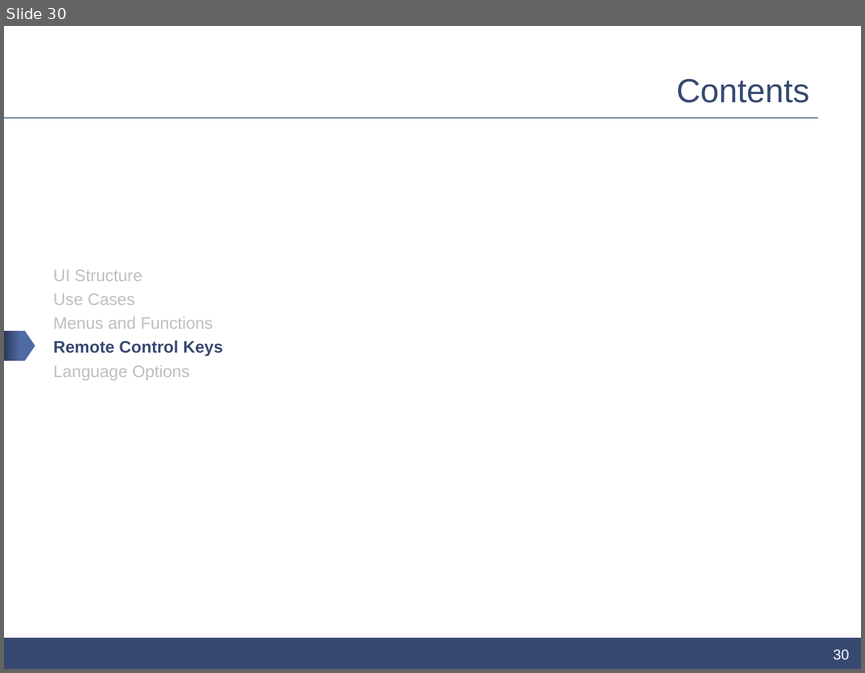
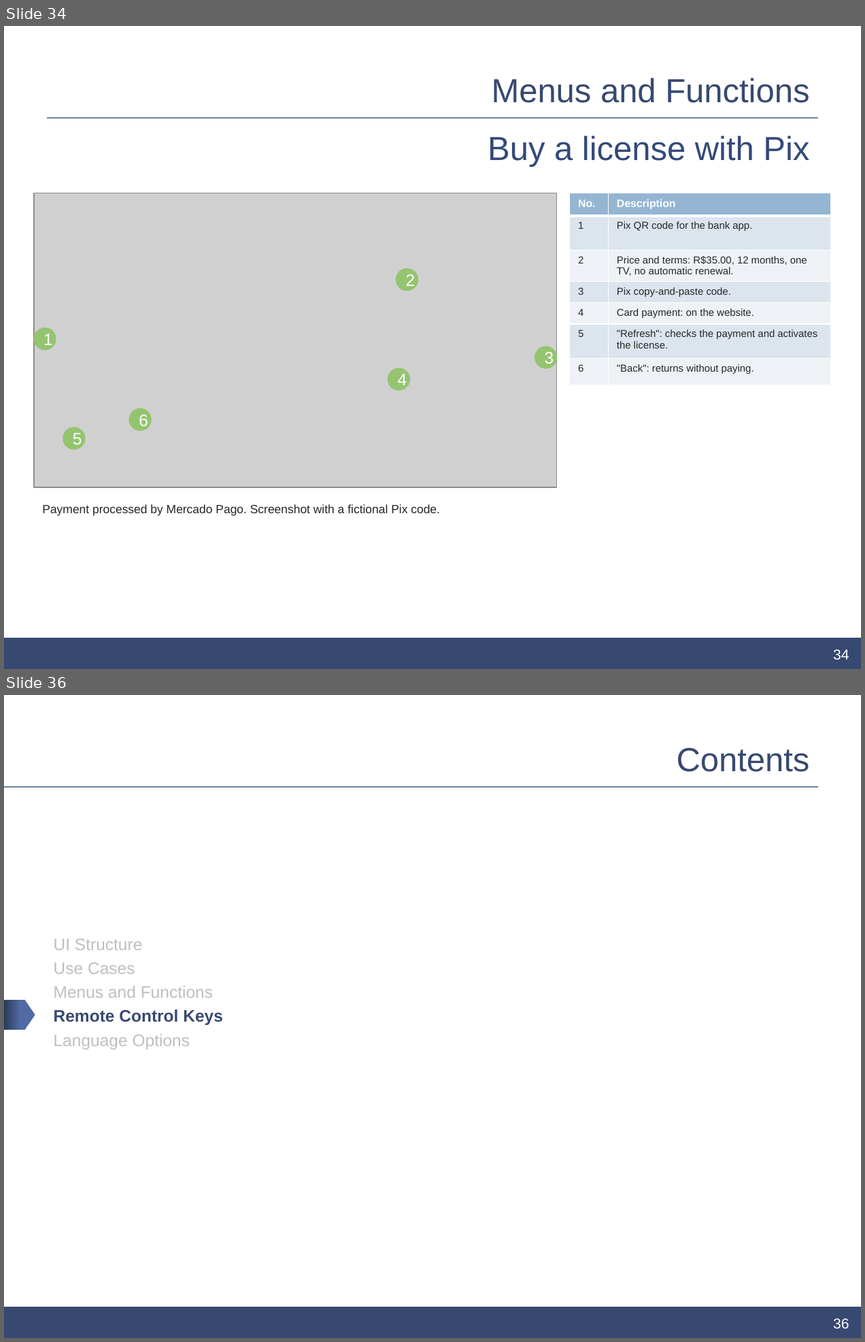
Before and after one commit to johnosd/ccplaytv, a slide deck: release/samsung/kit/ui-description/CCPlayTV_UI_Description_0.2.1.pptx. Shown one above the other, each under a label of ours: slide 30 before the commit, slides 34 and 36 after it; the slides between them are not shown. The pictures are 865x673 and 865x1342 pixels, drawn with LibreOffice and Linux fonts; fonts in the diff are those of the drawing; grey boxes stand for pictures; background and template pictures are left out. Boxes give left, top, right and bottom in pixels: in the first picture for what was removed or moved away, otherwise in the second. Text is boxed around its words. In the diff, an @@ line names an element or a change of style, - is before the commit and + after.

```diff
--- a/release/samsung/kit/ui-description/CCPlayTV_UI_Description_0.2.1.pptx
+++ b/release/samsung/kit/ui-description/CCPlayTV_UI_Description_0.2.1.pptx
@@ slide 34 added at (x1=4, y1=26, x2=861, y2=669), background #FFFFFF; not listed: 2 template elements that a slide beside it also shows @@
@@ title added at (x1=492, y1=78, x2=809, y2=103), 28 pt, text #374971 @@
+Menus and Functions
@@ text added at (x1=487, y1=135, x2=809, y2=167), 28 pt, text #34497A @@
+Buy a license with Pix
@@ picture added at (x1=34, y1=193, x2=557, y2=487) @@
@@ table added at (x1=570, y1=193, x2=831, y2=386), 7 rows, 2 columns @@
+No. | Description
+1 | Pix QR code for the bank app.
+2 | Price and terms: R$35.00, 12 months, one TV, no automatic renewal.
+3 | Pix copy-and-paste code.
+4 | Card payment: on the website.
+5 | "Refresh": checks the payment and activates the license.
+6 | "Back": returns without paying.
@@ ellipse added at (x1=396, y1=269, x2=417, y2=290), fill #94C46F, outline #94C46F 2 pt, 14 pt, text #FFFFFF @@
+2
@@ ellipse added at (x1=35, y1=329, x2=56, y2=349), fill #94C46F, outline #94C46F 2 pt, 14 pt, text #FFFFFF @@
+1
@@ ellipse added at (x1=535, y1=347, x2=555, y2=368), fill #94C46F, outline #94C46F 2 pt, 14 pt, text #FFFFFF @@
+3
@@ ellipse added at (x1=389, y1=369, x2=409, y2=389), fill #94C46F, outline #94C46F 2 pt, 14 pt, text #FFFFFF @@
+4
@@ ellipse added at (x1=130, y1=409, x2=150, y2=429), fill #94C46F, outline #94C46F 2 pt, 14 pt, text #FFFFFF @@
+6
@@ ellipse added at (x1=64, y1=428, x2=84, y2=448), fill #94C46F, outline #94C46F 2 pt, 14 pt, text #FFFFFF @@
+5
@@ text added at (x1=42, y1=504, x2=440, y2=516), 10 pt, text #262626 @@
+Payment processed by Mercado Pago. Screenshot with a fictional Pix code.
@@ page number added at (x1=833, y1=649, x2=849, y2=659), 12 pt, text #FFFFFF @@
+34
@@ what was slide 30 is now slide 36 @@
@@ page number at (x1=833, y1=1318, x2=849, y2=1328): text changed @@
-30
+36
```
Also in this commit, not shown: 8 slides changed, 5 other slides added, 30 other files.
